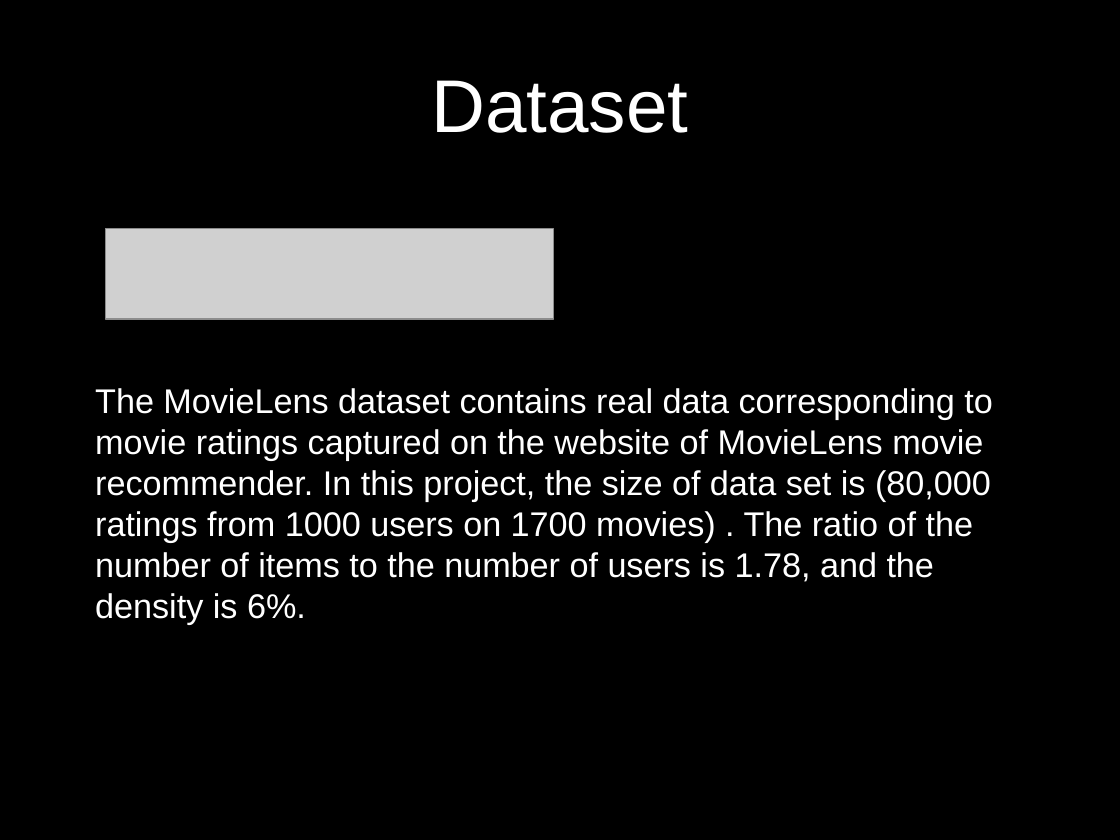
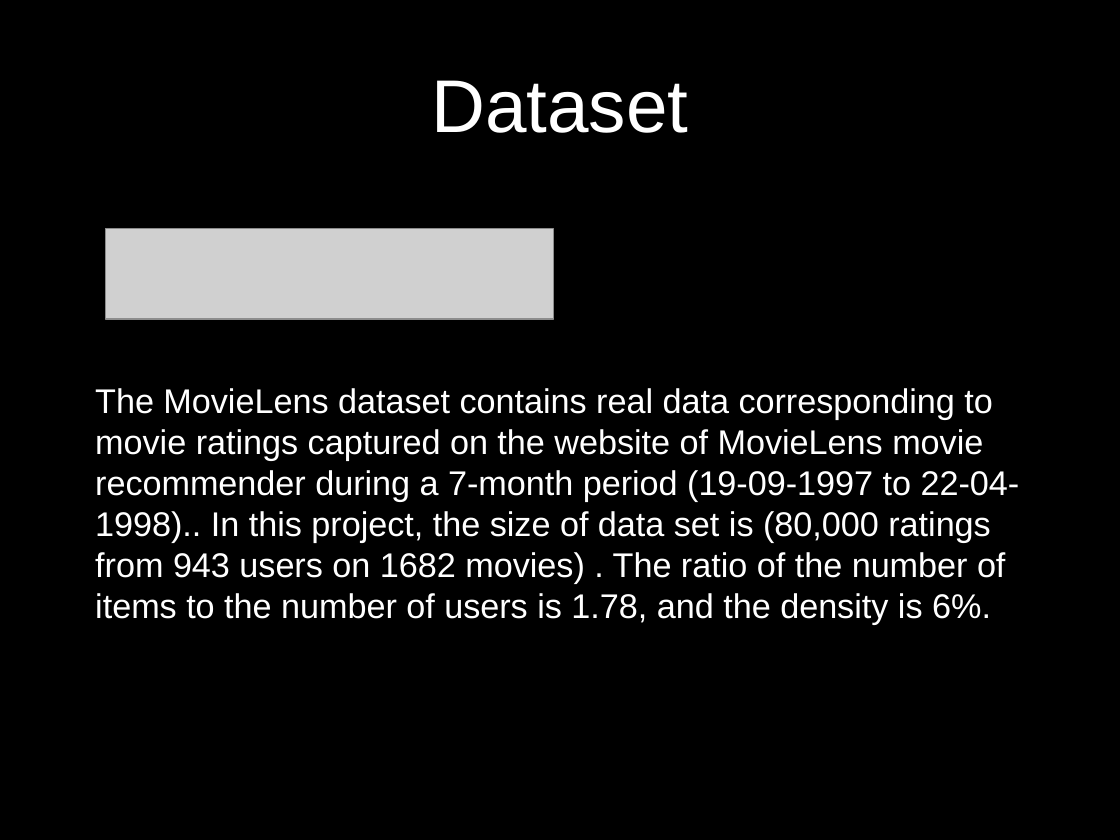
Before and after one commit to UCSBGauchos/MAE-data, a slide deck: slide 13 of Final Presentation.pptx (slide 10 before the commit). Drawn at 1120x840 pixels with LibreOffice and Linux fonts; fonts in the diff are those of the drawing; grey boxes stand for pictures; background and template pictures are left out. Boxes give left, top, right and bottom in pixels: in the first picture for what was removed or moved away, otherwise in the second. Text is boxed around its words. In the diff, an @@ line names an element or a change of style, - is before the commit and + after.

```diff
--- a/Final Presentation.pptx
+++ b/Final Presentation.pptx
@@ text at (95,388,1020,624): text changed @@
-The MovieLens dataset contains real data corresponding to movie ratings captured on the website of MovieLens movie recommender. In this project, the size of data set is (80,000 ratings from 1000 users on 1700 movies) . The ratio of the number of items to the number of users is 1.78, and the density is 6%.
+The MovieLens dataset contains real data corresponding to movie ratings captured on the website of MovieLens movie recommender during a 7-month period (19-09-1997 to 22-04-1998).. In this project, the size of data set is (80,000 ratings from 943 users on 1682 movies) . The ratio of the number of items to the number of users is 1.78, and the density is 6%.
```
Also in this commit, not shown: 10 other slides changed, 8 slides added.
